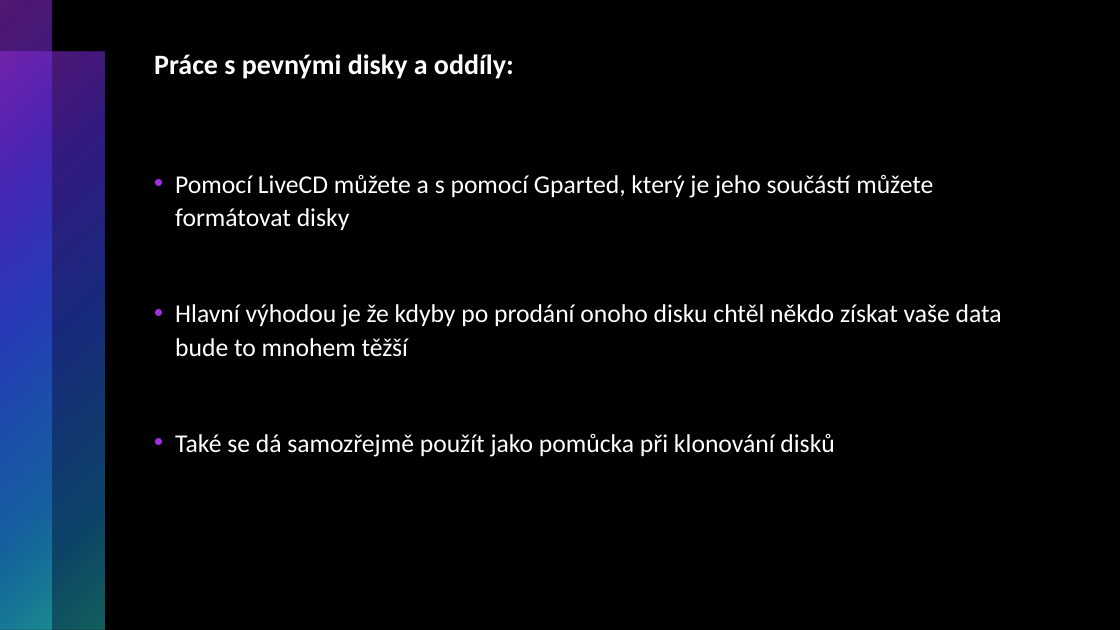
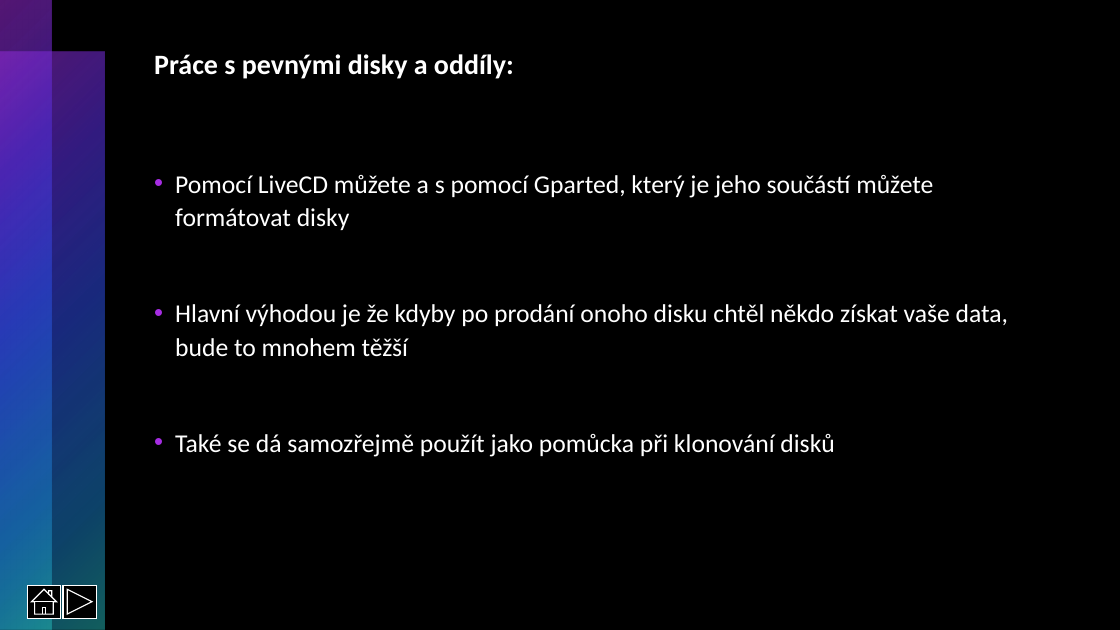
Before and after one commit to RadRoz12/Linux, a slide deck: slide 14 of Linux.pptx (slide 12 before the commit). Drawn at 1120x630 pixels with LibreOffice and Linux fonts; fonts in the diff are those of the drawing. Boxes give left, top, right and bottom in pixels: in the first picture for what was removed or moved away, otherwise in the second. Text is boxed around its words. In the diff, an @@ line names an element or a change of style, - is before the commit and + after.

```diff
--- a/Linux.pptx
+++ b/Linux.pptx
@@ text at [175,304,1008,356]: text changed @@
-• Hlavní výhodou je že kdyby po prodání onoho disku chtěl někdo získat vaše data bude to mnohem těžší
+• Hlavní výhodou je že kdyby po prodání onoho disku chtěl někdo získat vaše data, bude to mnohem těžší
@@ action button home added at [28,586,60,618], fill #000000, outline #FFFFFF 1 pt @@
@@ action button forward next added at [63,586,96,618], fill #000000, outline #FFFFFF 1 pt @@
```
Also in this commit, not shown: 11 other slides changed, 3 slides added.
